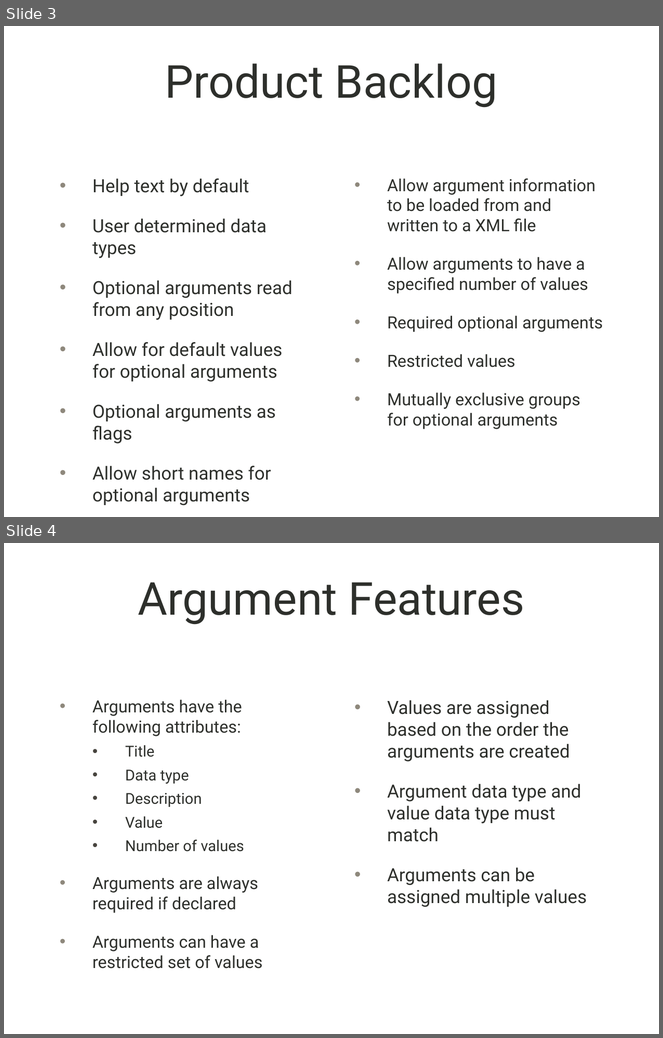
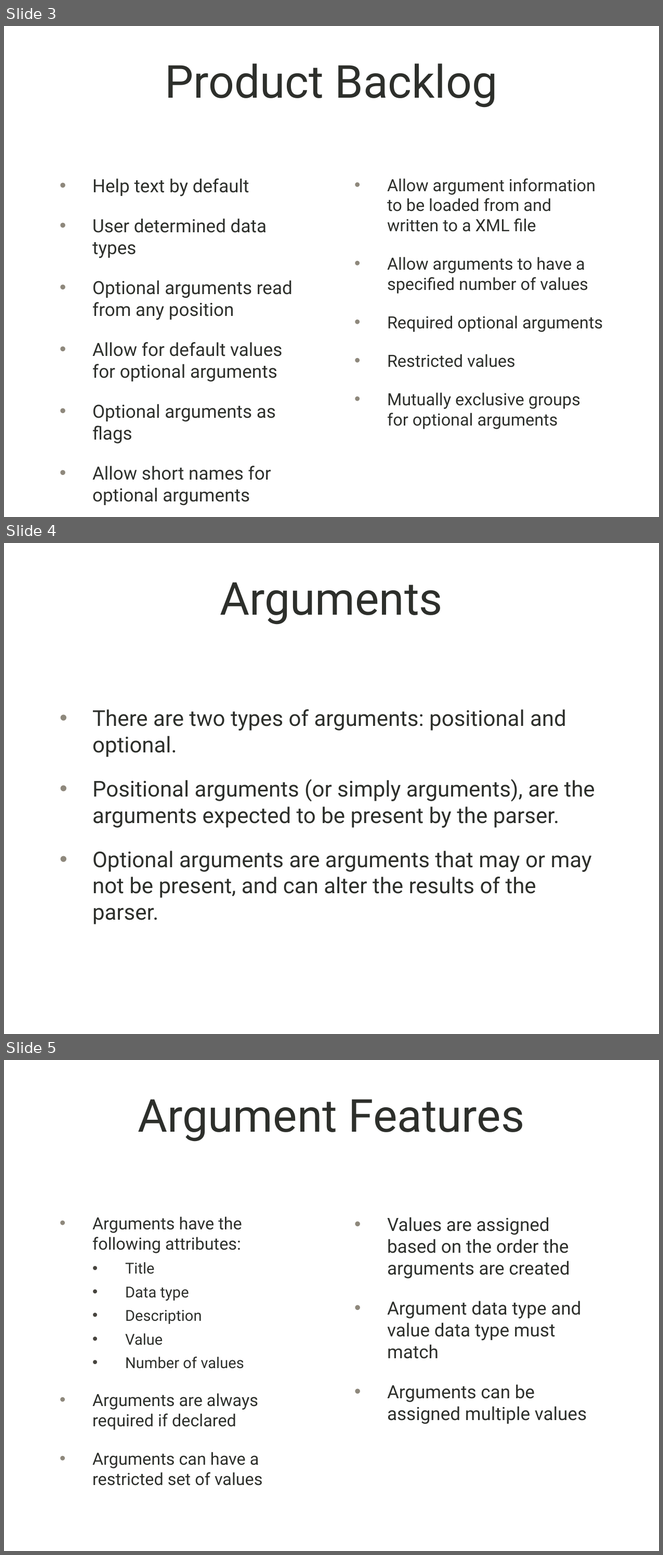
Before and after one commit to alixrosarion/ArgumentParser---Software-1, a slide deck: Sprint Demo.pptx. Shown one above the other, each under a label of ours: slides 3 and 4 before the commit, slides 3, 4 and 5 after it. The pictures are 663x1038 and 663x1555 pixels, drawn with LibreOffice and Linux fonts; fonts in the diff are those of the drawing; background and template pictures are left out. Boxes give left, top, right and bottom in pixels: in the first picture for what was removed or moved away, otherwise in the second. Text is boxed around its words. In the diff, an @@ line names an element or a change of style, - is before the commit and + after.

```diff
--- a/Sprint Demo.pptx
+++ b/Sprint Demo.pptx
@@ slide 4 added at bbox=[4, 543, 659, 1034], background picture (left out) @@
@@ title added at bbox=[220, 582, 442, 625], 50 pt, text #2D2F2B @@
+Arguments
@@ text added at bbox=[92, 709, 595, 925], 24 pt, text #2D2F2B @@
+• There are two types of arguments: positional and optional.
+• Positional arguments (or simply arguments), are the arguments expected to be present by the parser.
+• Optional arguments are arguments that may or may not be present, and can alter the results of the parser.
@@ what was slide 4 is now slide 5 @@
```
Also in this commit, not shown: 3 slides changed, 1 other slide added.
